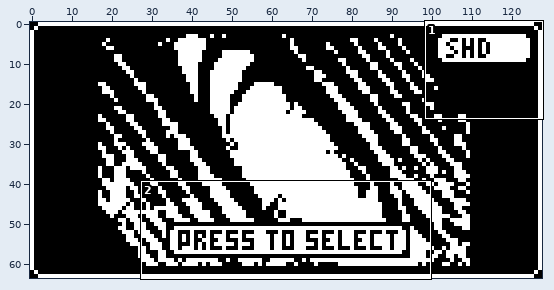
Pixel-art file: assets/bitmaps/shader-001/shader-001.aseprite. The picture above shows the old version from afar; the outline marks the close-up.
Close-up. Before the commit:
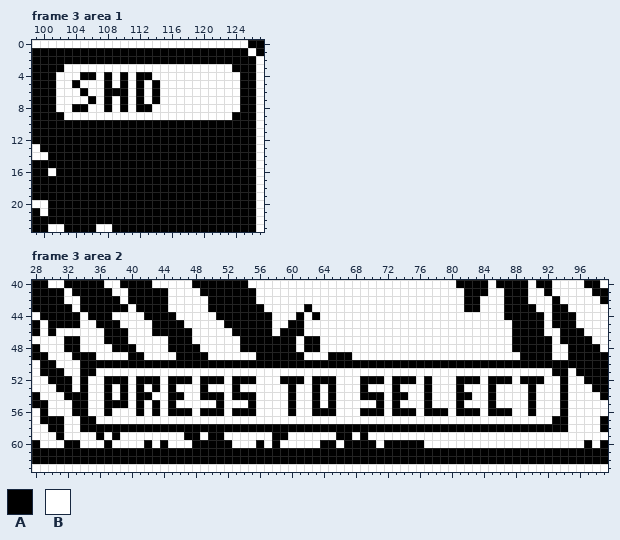
128x64 pixels, 3 frames. Shown: frame 3 area 1: x 99..127, y 0..23; frame 3 area 2: x 28..99, y 40..63. The commit also changed other frames or places, which this record leaves out.
Visible layers, top first: "Select", "Index", "Preview", "Frame", "Background".
Palette (. is transparent): A #000000  B #ffffff
Pixels before, frame 3 area 1, first column x 99:
 0 BBBBBBBBBBBBBBBBBBBBBBBBBBBAA
 1 AAAAAAAAAAAAAAAAAAAAAAAAAAABA
 2 AAAAAAAAAAAAAAAAAAAAAAAAAAAAB
 3 AAAABBBBBBBBBBBBBBBBBBBBBAAAB
 4 AAABBBAABABABAABBBBBBBBBBBAAB
 5 AAABBABBBABABABABBBBBBBBBBAAB
 6 AAABBBABBAAABABABBBBBBBBBBAAB
 7 AAABBBBABABABABABBBBBBBBBBAAB
 8 AAABBAABBABABAABBBBBBBBBBBAAB
 9 AAAABBBBBBBBBBBBBBBBBBBBBAAAB
10 AAAAAAAAAAAAAAAAAAAAAAAAAAAAB
11 AAAAAAAAAAAAAAAAAAAAAAAAAAAAB
12 AAAAAAAAAAAAAAAAAAAAAAAAAAAAB
13 BAAAAAAAAAAAAAAAAAAAAAAAAAAAB
14 BBAAAAAAAAAAAAAAAAAAAAAAAAAAB
15 AAAAAAAAAAAAAAAAAAAAAAAAAAAAB
16 AABAAAAAAAAAAAAAAAAAAAAAAAAAB
17 AAAAAAAAAAAAAAAAAAAAAAAAAAAAB
18 AAAAAAAAAAAAAAAAAAAAAAAAAAAAB
19 AAAAAAAAAAAAAAAAAAAAAAAAAAAAB
20 BBAAAAAAAAAAAAAAAAAAAAAAAAAAB
21 ABAAAAAAAAAAAAAAAAAAAAAAAAAAB
22 AAAAAAAAAAAAAAAAAAAAAAAAAAAAB
23 AABBAAAABBAAAAAAAAAAAAAAAAAAB
Pixels before, frame 3 area 2, first column x 28:
40 AABBAAAAABBAAAABBBBBAAAAAAABBBBBBBBBBBBBBBBBBBBBBBBBBAAAABAAAABAABBBBAAB
41 AAAABAAAAABBAAAAABBBBAAAAAAABBBBBBBBBBBBBBBBBBBBBBBBBBAAABBAAABBABBBBBAA
42 AAAABBAAAAABAAAAABBBBBAAAAAABBBBBBBBBBBBBBBBBBBBBBBBBBAABBBAAABBBABBBBBA
43 AAAAABAAAAAABAAAABBBBBAAAAAAABBBBBABBBBBBBBBBBBBBBBBBBAABBBAAAABBAABBBBB
44 BAAAAABAAABBBBAAAABBBBBAAAAAAABBBABABBBBBBBBBBBBBBBBBBBBBBBAAAAABAAABBBB
45 ABAAAABBAAABBBBAAAABBBBBAAAAAABBAABBBBBBBBBBBBBBBBBBBBBBBBBBAAAABAAABBBB
46 ABABBBBBBAAABBBAAAAABBBBBAAAAABAAABBBBBBBBBBBBBBBBBBBBBBBBBBAAAABBAAABBB
47 BBBBAABBBAAABBBBBAAABBBBBBAAAAAAABAABBBBBBBBBBBBBBBBBBBBBBBBAAAAABAAAABB
48 ABBBAABBBBAAABBBBAAAABBBBBAAAAAAABAABBBBBBBBBBBBBBBBBBBBBBBBAAAAABBAAAAB
49 AABBBAAABBBBAABBBBAAAABBBBBBAAAAAABBBAAABBBBBBBBBBBBBBBBBBBBBAAAABBAAAAA
50 BAABBBAAAAAAAAAAAAAAAAAAAAAAAAAAAAAAAAAAAAAAAAAAAAAAAAAAAAAAAAAAAAAAAAAA
51 BAAABBAABBBBBBBBBBBBBBBBBBBBBBBBBBBBBBBBBBBBBBBBBBBBBBBBBBBBBBBBBAABAAAA
52 BBAAABABBAAABAAABAAABAAABAAABBBAAABAAABBBAAABAAABABBBAAABAAABAAABBABBAAA
53 BBBAABABBABABABABABBBABBBABBBBBBABBABABBBABBBABBBABBBABBBABBBBABBBABBBAA
54 ABBBAAABBABABAABBAABBAAABAAABBBBABBABABBBAAABAABBABBBAABBABBBBABBBABBBBA
55 AABBBAABBAAABABABABBBBBABBBABBBBABBABABBBBBABABBBABBBABBBABBBBABBBABBBBB
56 BABBBAABBABBBABABAAABAAABAAABBBBABBAAABBBAAABAAABAAABAAABAAABBABBBABBBBB
57 BAAABBAABBBBBBBBBBBBBBBBBBBBBBBBBBBBBBBBBBBBBBBBBBBBBBBBBBBBBBBBBAABBBBA
58 BBAABBAAAAAAAAAAAAAAAAAAAAAAAAAAAAAAAAAAAAAAAAAAAAAAAAAAAAAAAAAAAAABBBBA
59 BBBABBBBABABBBBBBBBAABAABBBBBBAABBBBBBAABABBBBBBBBBBBBBBBBBBBBBBBBBBBBBB
60 ABBBAABBBABBBBABABBBAAAAABBBABABBBBBAABAAAABAAAAABBBBBBBBBBBBBBBBBBBBABA
61 AAAAAAAAAAAAAAAAAAAAAAAAAAAAAAAAAAAAAAAAAAAAAAAAAAAAAAAAAAAAAAAAAAAAAAAA
62 AAAAAAAAAAAAAAAAAAAAAAAAAAAAAAAAAAAAAAAAAAAAAAAAAAAAAAAAAAAAAAAAAAAAAAAA
63 BBBBBBBBBBBBBBBBBBBBBBBBBBBBBBBBBBBBBBBBBBBBBBBBBBBBBBBBBBBBBBBBBBBBBBBB
The same view after the edit:
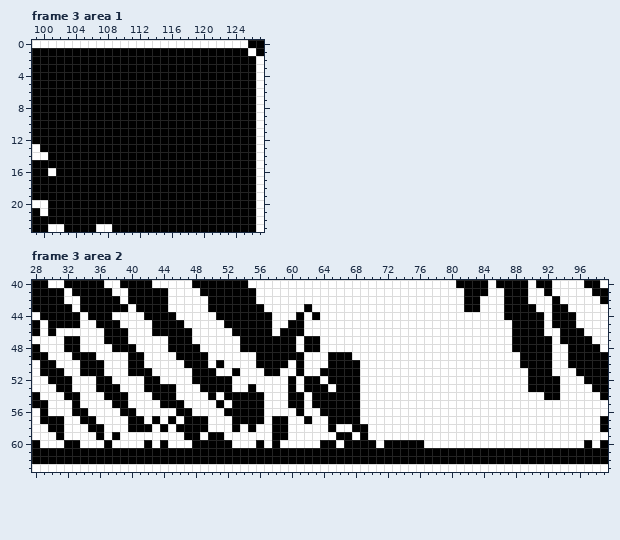
From the commit log: DISP - Refactor shader preview
From old to new:
layer "Select" now hidden
layer "Index" removed
Frame 3 area 1:
y 3: x 103..123 BBBBBBBBBBBBBBBBBBBBB -> AAAAAAAAAAAAAAAAAAAAA
y 4: x 102..104 BBB -> AAA; x 107 B -> A; x 109 B -> A; x 111 B -> A; x 114..124 BBBBBBBBBBB -> AAAAAAAAAAA
y 5: x 102..103 BB -> AA; x 105..107 BBB -> AAA; x 109 B -> A; x 111 B -> A; x 113 B -> A; x 115..124 BBBBBBBBBB -> AAAAAAAAAA
y 6: x 102..104 BBB -> AAA; x 106..107 BB -> AA; x 111 B -> A; x 113 B -> A; x 115..124 BBBBBBBBBB -> AAAAAAAAAA
y 7: x 102..105 BBBB -> AAAA; x 107 B -> A; x 109 B -> A; x 111 B -> A; x 113 B -> A; x 115..124 BBBBBBBBBB -> AAAAAAAAAA
y 8: x 102..103 BB -> AA; x 106..107 BB -> AA; x 109 B -> A; x 111 B -> A; x 114..124 BBBBBBBBBBB -> AAAAAAAAAAA
y 9: x 103..123 BBBBBBBBBBBBBBBBBBBBB -> AAAAAAAAAAAAAAAAAAAAA
Frame 3 area 2:
y 50: x 37..39 AAA -> BBB; x 42..46 AAAAA -> BBBBB; x 50 A -> B; x 52..55 AAAA -> BBBB; x 60 A -> B; x 62..64 AAA -> BBB; x 69..88 AAAAAAAAAAAAAAAAAAAA -> BBBBBBBBBBBBBBBBBBBB; x 93..94 AA -> BB
y 51: x 36 B -> A; x 40..42 BBB -> AAA; x 48..50 BBB -> AAA; x 53 B -> A; x 57..58 BB -> AA; x 61 B -> A; x 64..68 BBBBB -> AAAAA; x 90..94 BBBAA -> AAABB
y 52: x 34 A -> B; x 36 B -> A; x 38..39 AA -> BB; x 41 A -> B; x 45..48 AAAB -> BBBA; x 52..55 BAAA -> ABBB; x 59 A -> B; x 61..62 AB -> BA; x 64 A -> B; x 66..71 BBBAAA -> AAABBB; x 73..75 AAA -> BBB; x 77 A -> B; x 81..83 AAA -> BBB; x 85..87 AAA -> BBB; x 89 A -> B; x 92..94 BBA -> AAB
y 53: x 34 A -> B; x 36 B -> A; x 38..39 BA -> AB; x 41..42 AB -> BA; x 44 B -> A; x 50..53 BBBA -> AAAB; x 55 B -> A; x 62 B -> A; x 64..69 BABBBA -> ABAAAB; x 73 A -> B; x 77 A -> B; x 81 A -> B; x 85 A -> B; x 91..94 BBBA -> AAAB
y 54: x 34 A -> B; x 38 B -> A; x 41..44 AABB -> BBAA; x 46 A -> B; x 49 A -> B; x 51..52 AB -> BA; x 56 B -> A; x 61 B -> A; x 64 B -> A; x 66..71 BBBAAA -> AAABBB; x 73..74 AA -> BB; x 77 A -> B; x 81..82 AA -> BB; x 85 A -> B; x 90 A -> B; x 92..94 BBA -> AAB
y 55: x 34 A -> B; x 37 A -> B; x 41 A -> B; x 43..44 AB -> BA; x 46 B -> A; x 53..54 BB -> AA; x 56 B -> A; x 61 B -> A; x 64 B -> A; x 66..68 BBB -> AAA; x 71 A -> B; x 73 A -> B; x 77 A -> B; x 81 A -> B; x 85 A -> B; x 90 A -> B; x 94 A -> B
y 56: x 37 A -> B; x 39..41 BBA -> AAB; x 43 A -> B; x 45 A -> B; x 49..52 AAAB -> BBBA; x 56 B -> A; x 60..61 AB -> BA; x 63 A -> B; x 66..71 BBBAAA -> AAABBB; x 73..75 AAA -> BBB; x 77..79 AAA -> BBB; x 81..83 AAA -> BBB; x 85..87 AAA -> BBB; x 90 A -> B; x 94 A -> B
y 57: x 40..41 BB -> AA; x 43 B -> A; x 45 B -> A; x 47..49 BBB -> AAA; x 53..56 BBBB -> AAAA; x 58..59 BB -> AA; x 62 B -> A; x 65..68 BBBB -> AAAA; x 93..94 AA -> BB
y 58: x 34 A -> B; x 37..39 AAA -> BBB; x 43 A -> B; x 45 A -> B; x 50..52 AAA -> BBB; x 54 A -> B; x 56..57 AA -> BB; x 60..64 AAAAA -> BBBBB; x 66..67 AA -> BB; x 70..94 AAAAAAAAAAAAAAAAAAAAAAAAA -> BBBBBBBBBBBBBBBBBBBBBBBBB
